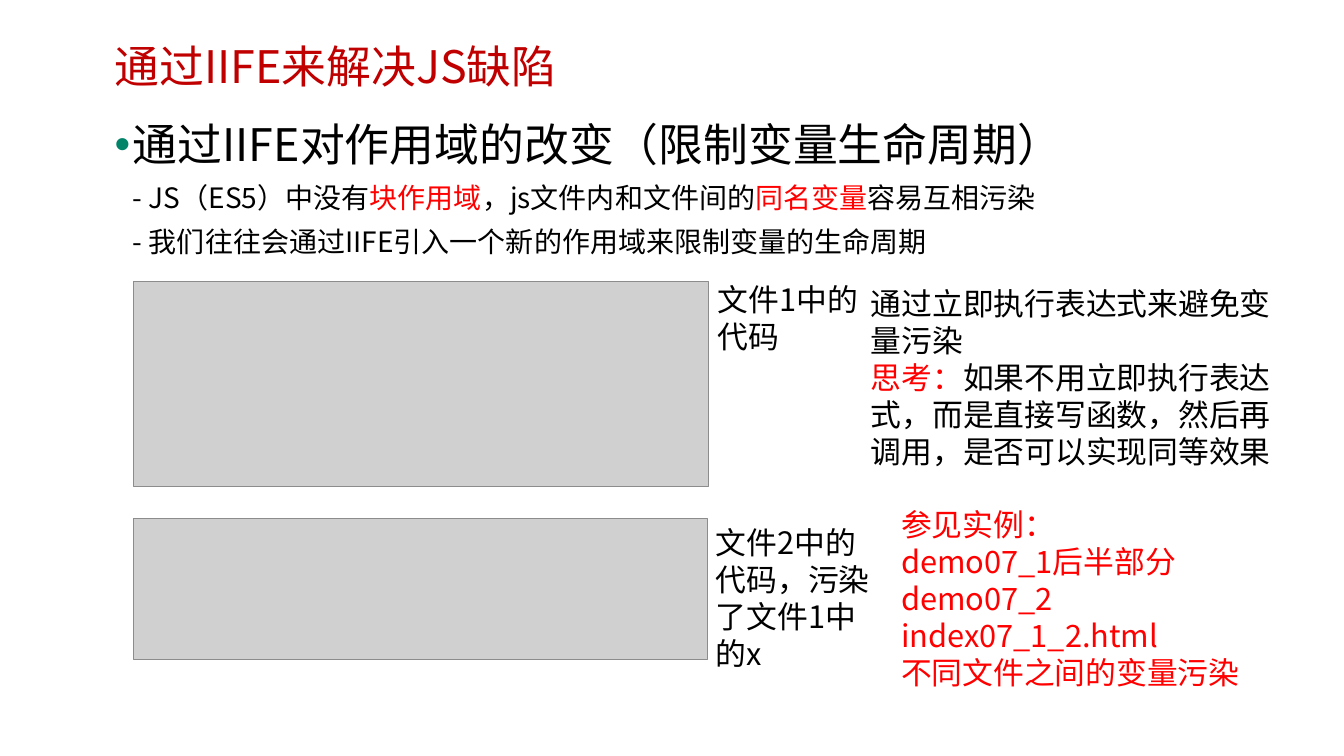
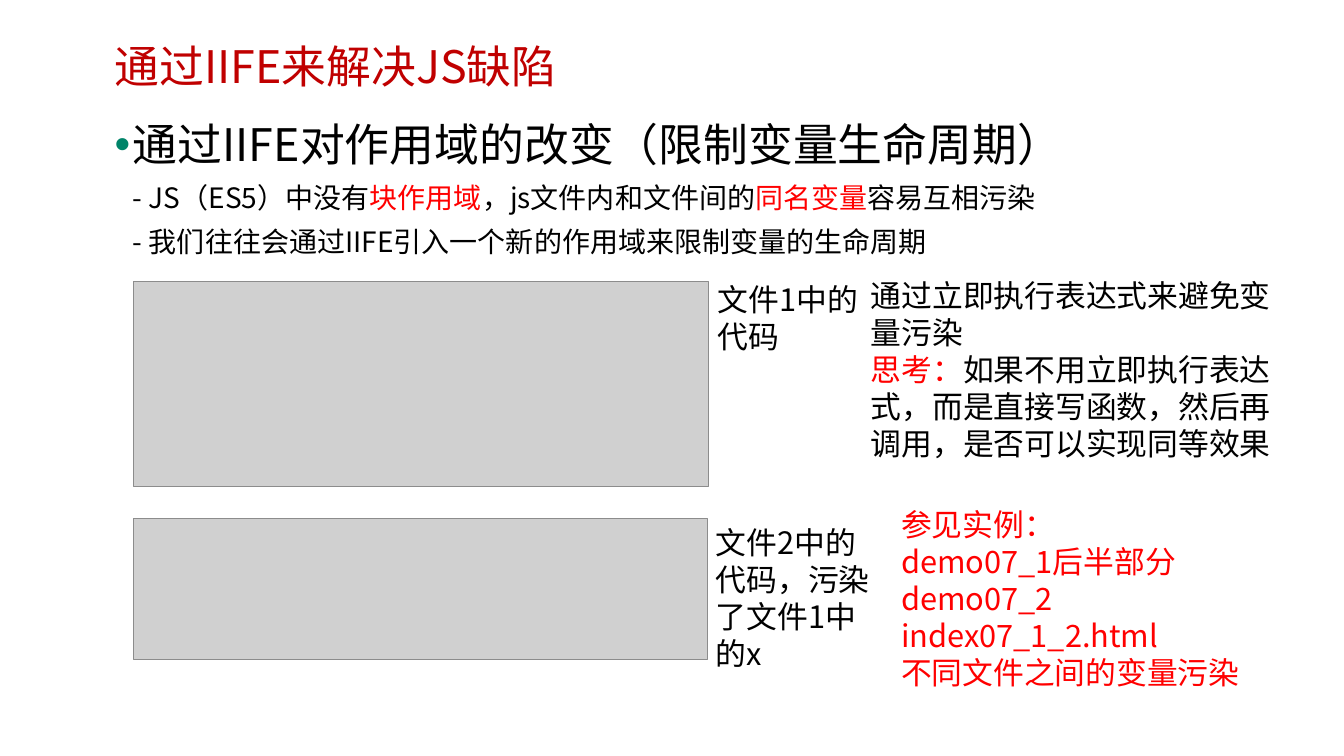
Before and after one commit to edu2act/course-javascript-advanced, a slide deck: slide 7 of 课程PPT/11.JS中的立即执行表达式IIFE.pptx. Drawn at 1344x756 pixels with LibreOffice and Linux fonts; fonts in the diff are those of the drawing; grey boxes stand for pictures; background and template pictures are left out. Boxes give left, top, right and bottom in pixels: in the first picture for what was removed or moved away, otherwise in the second. Text is boxed around its words. In the diff, an @@ line names an element or a change of style, - is before the commit and + after.

```diff
--- a/课程PPT/11.JS中的立即执行表达式IIFE.pptx
+++ b/课程PPT/11.JS中的立即执行表达式IIFE.pptx
@@ text "通过立即执行表达式来避免变量污染": place and size @@
-text "通过立即执行表达式来避免变量污染" at [871,289,1271,466]
+text "通过立即执行表达式来避免变量污染" at [871,281,1271,458]
```
Also in this commit, not shown: 1 slide added, 3 other files.
